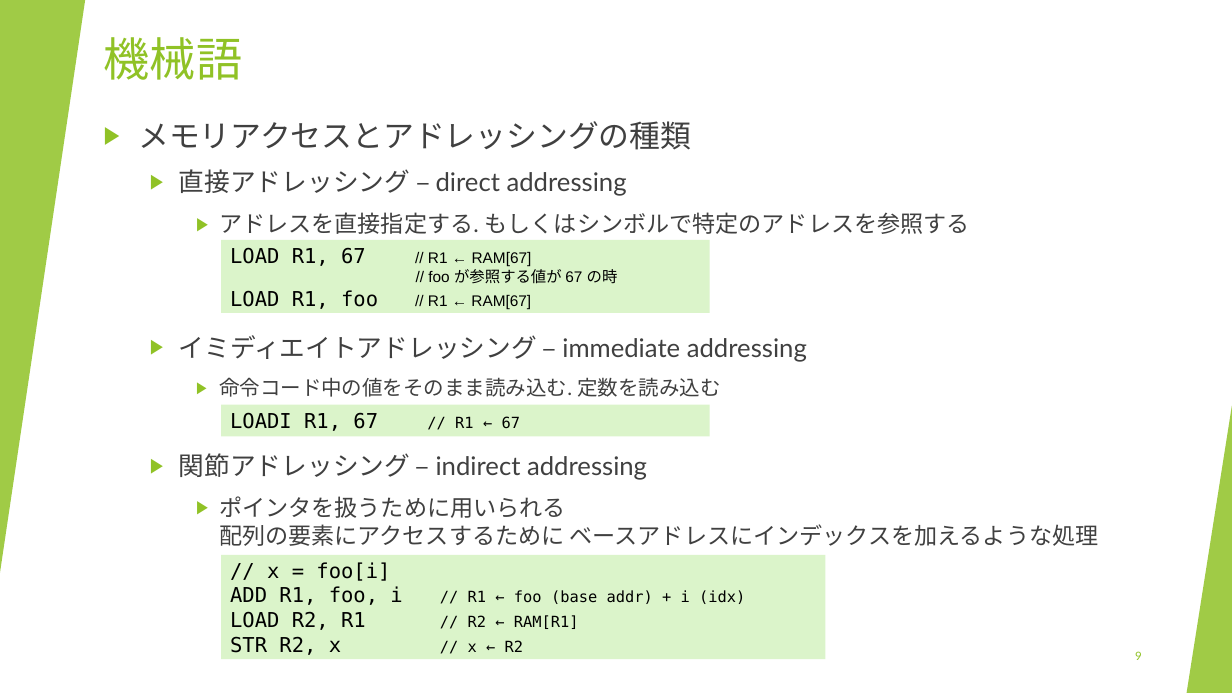
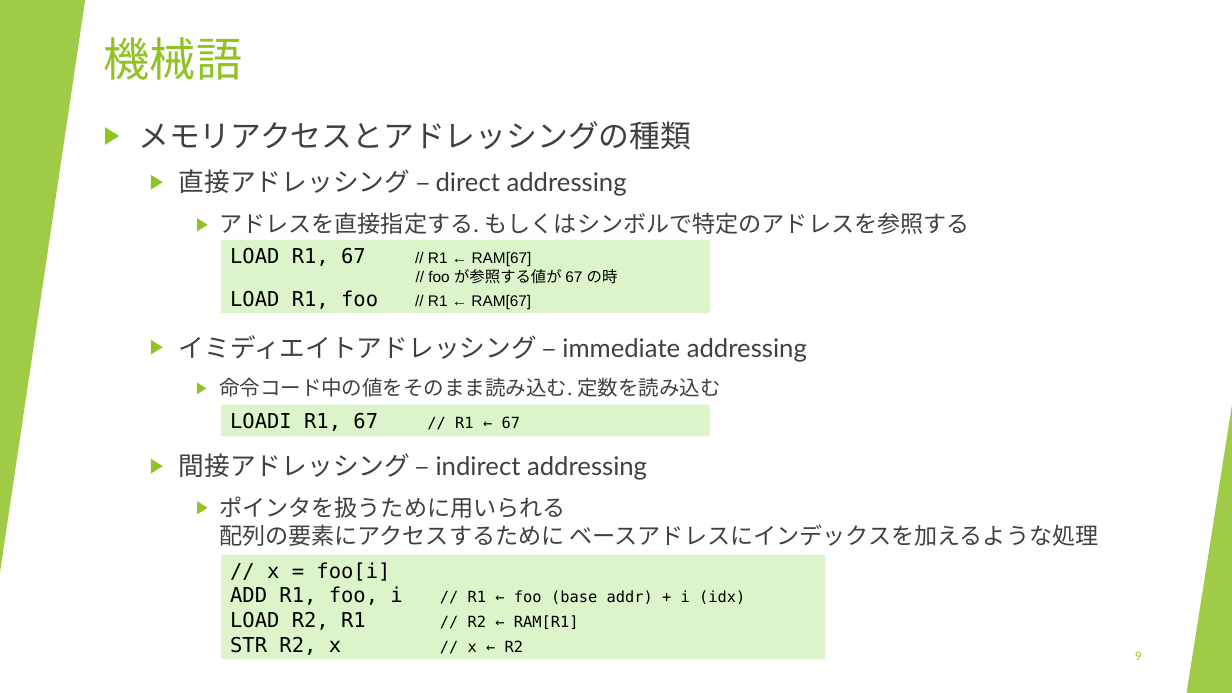
Before and after one commit to lulichn/slides.lulichn.net, a slide deck: slide 9 of slides/nand2tetris/04.pptx. Drawn at 1232x693 pixels with LibreOffice and Linux fonts; fonts in the diff are those of the drawing. Boxes give left, top, right and bottom in pixels: in the first picture for what was removed or moved away, otherwise in the second. Text is boxed around its words. In the diff, an @@ line names an element or a change of style, - is before the commit and + after.

```diff
--- a/slides/nand2tetris/04.pptx
+++ b/slides/nand2tetris/04.pptx
@@ text at (179, 453, 647, 480): text changed @@
-  ▶ 関節アドレッシング – indirect addressing
+  ▶ 間接アドレッシング – indirect addressing
```
Also in this commit, not shown: 2 other slides changed, 2 slides added, 1 other file.
